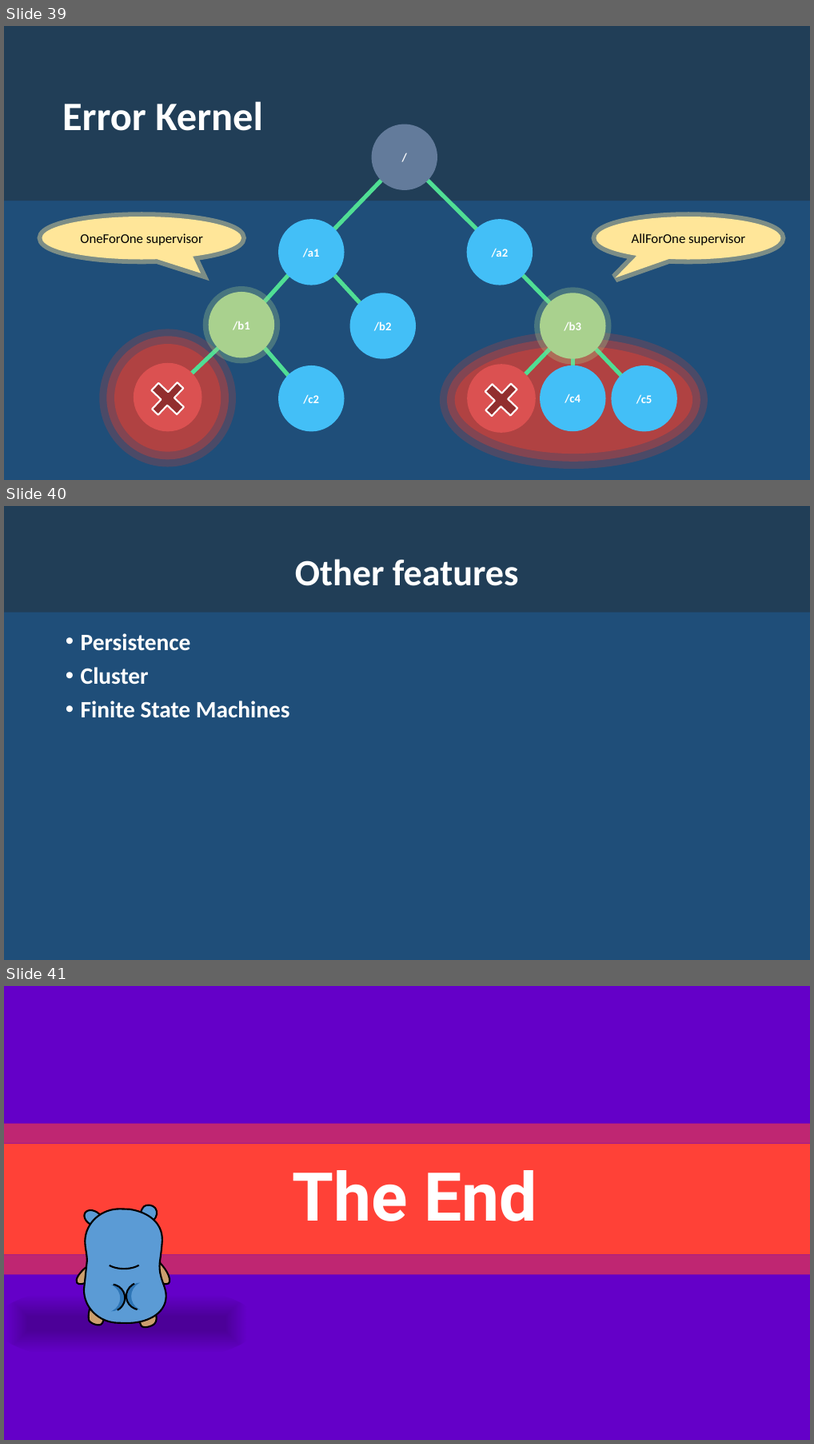
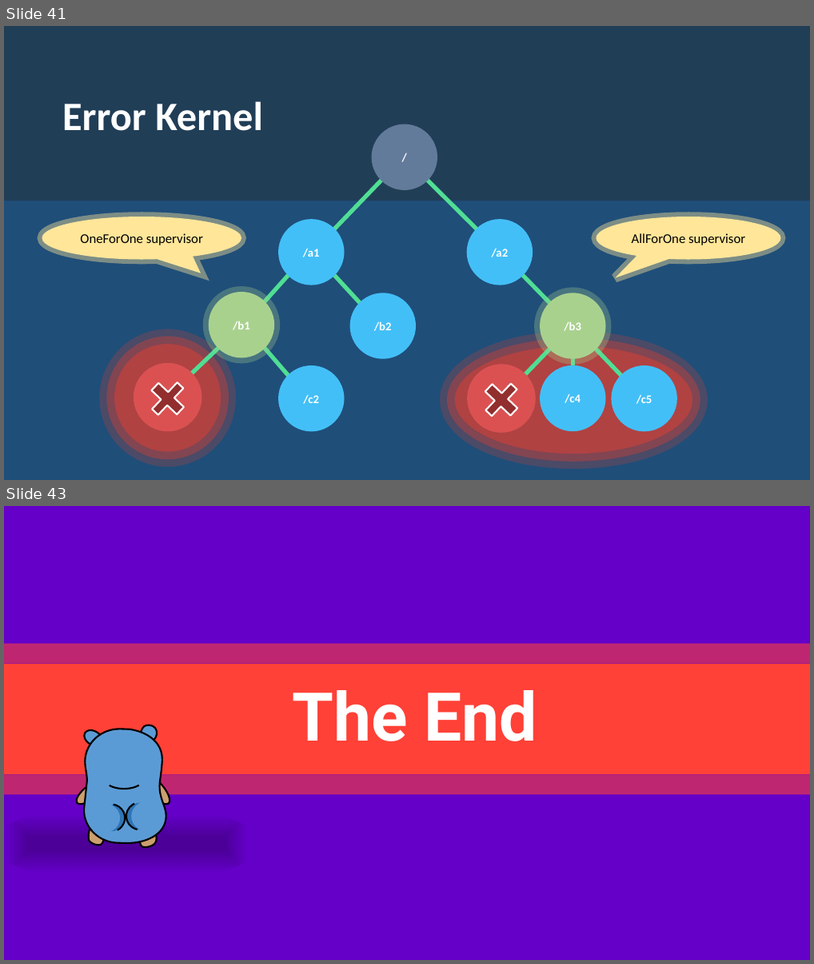
Before and after one commit to rogeralsing/Presentations, a slide deck: ProtoActor/QConSP/protoactor.pptx. Shown one above the other, each under a label of ours: slides 39, 40 and 41 before the commit, slides 41 and 43 after it; the slides between them are not shown. The pictures are 814x1444 and 814x964 pixels, drawn with LibreOffice and Linux fonts; fonts in the diff are those of the drawing. Boxes give left, top, right and bottom in pixels: in the first picture for what was removed or moved away, otherwise in the second. Text is boxed around its words. In the diff, an @@ line names an element or a change of style, - is before the commit and + after.

```diff
--- a/ProtoActor/QConSP/protoactor.pptx
+++ b/ProtoActor/QConSP/protoactor.pptx
@@ slide 40 removed at bbox=[4, 506, 810, 960], background #1F4E79 @@
@@ rounded rectangle removed at bbox=[4, 506, 810, 612] @@
@@ title removed at bbox=[295, 559, 519, 586] @@
-Other features
@@ text removed at bbox=[81, 633, 290, 718] @@
-• Persistence
-• Cluster
-• Finite State Machines
@@ what was slide 39 is now slide 41 @@
@@ what was slide 41 is now slide 43 @@
```
Also in this commit, not shown: 1 slide changed, 3 slides added.
